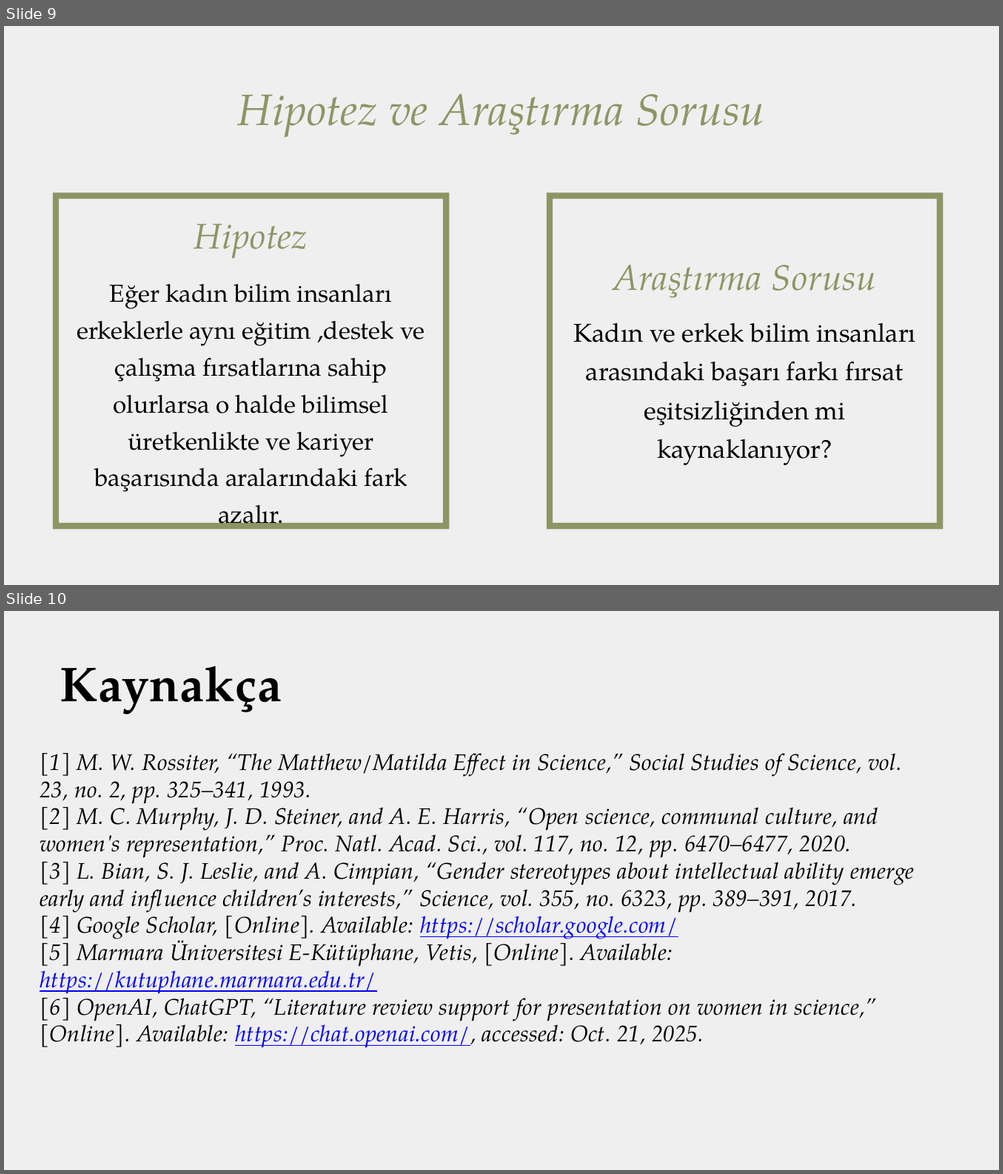
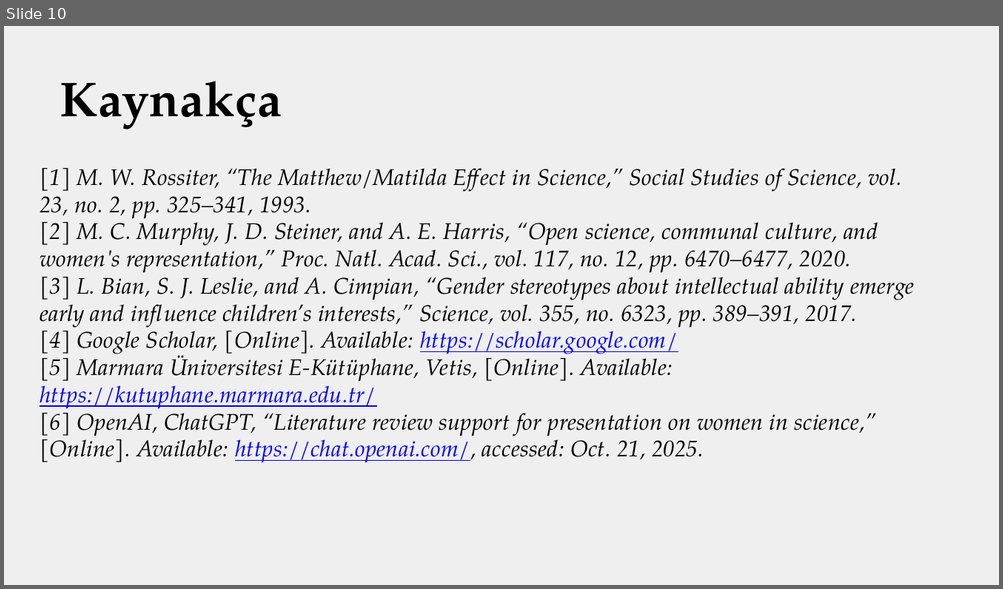
Before and after one commit to beyzaozgu/Arastirma-Yontem-Teknikleri-Grup, a slide deck: Bilim Tarihinde Kadınların Gecikmiş Katılımı ; Engeller , Algılar ve Dönüşümler MP2.pptx. Shown one above the other, each under a label of ours: slides 9 and 10 before the commit, slide 10 after it. The pictures are 1003x1174 and 1003x589 pixels, drawn with LibreOffice and Linux fonts; fonts in the diff are those of the drawing; background and template pictures are left out. Boxes give left, top, right and bottom in pixels: in the first picture for what was removed or moved away, otherwise in the second. Text is boxed around its words. In the diff, an @@ line names an element or a change of style, - is before the commit and + after.

```diff
--- a/Bilim Tarihinde Kadınların Gecikmiş Katılımı ; Engeller , Algılar ve Dönüşümler MP2.pptx
+++ b/Bilim Tarihinde Kadınların Gecikmiş Katılımı ; Engeller , Algılar ve Dönüşümler MP2.pptx
@@ slide 9 removed at (4,26,999,585), background #EFEFEF @@
@@ text removed at (237,94,764,137) @@
-Hipotez ve Araştırma Sorusu
@@ freeform shape removed at (53,192,449,529) @@
@@ freeform shape removed at (546,192,943,529) @@
@@ text removed at (194,224,307,258) @@
-Hipotez
@@ text removed at (612,265,876,298) @@
-Araştırma Sorusu
@@ text removed at (77,284,424,530) @@
-Eğer kadın bilim insanları erkeklerle aynı eğitim ,destek ve çalışma fırsatlarına sahip olurlarsa o halde bilimsel üretkenlikte ve kariyer başarısında aralarındaki fark azalır.
@@ text removed at (573,323,916,466) @@
-Kadın ve erkek bilim insanları arasındaki başarı farkı fırsat eşitsizliğinden mi kaynaklanıyor?
```
Also in this commit, not shown: 1 slide added.
